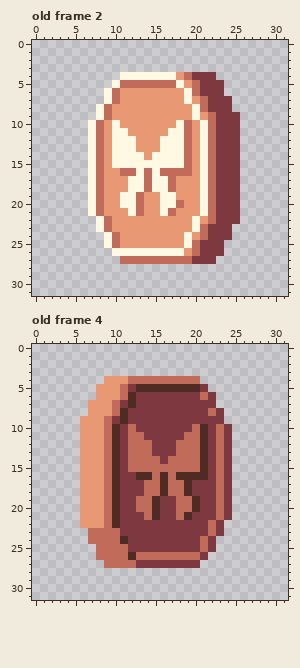
Pixel-art file: docs/img/medal.ase. The picture above was drawn from the file before the commit.
32x32 pixels, 4 frames. Shown: old frame 2, old frame 4. The commit also changed other frames, which this record leaves out.
After the commit:
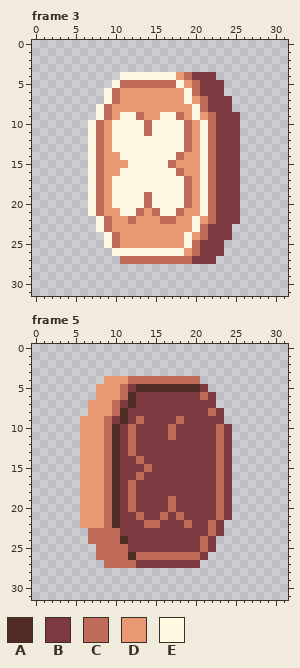
Palette (. is transparent): A #4f2b24  B #7d3840  C #c16c5b  D #e89973  E #fff9e4
A new or re-ordered frame is compared with the old frame closest to it.
The edit:
frames 4 -> 5
Changed rows in their new state; - is an unchanged pixel.
Frame 3 is new; against old frame 2:
first column x 10:
 9 -EEC--EEC-
10 -EEECEEE--
11 --EECEE---
12 ---EEE----
13 ---EEE----
14 D---E---CD
15 DD-----CDD
16 -EE-E-EE-D
17 EE--E--EEC
18 EE--E--EEC
19 E--ECE--EC
20 E--ECE--EC
21 -E---C-EC-
22 --C---CC--
Frame 5 against old frame 4:
first column x 12:
 9 -C----C---
10 -----C--BB
11 -B---C-BBB
12 -BB---BBBB
13 -BB---BBBB
14 B-BB-BBBBB
15 BB-BBBBBBB
16 -CBBBBBBBB
17 C-BBBBBB--
18 C-BBBBBB--
19 CBBB-CBBB-
20 CBBB-CBBB-
21 -CBBC--B--
22 --CC---C--
